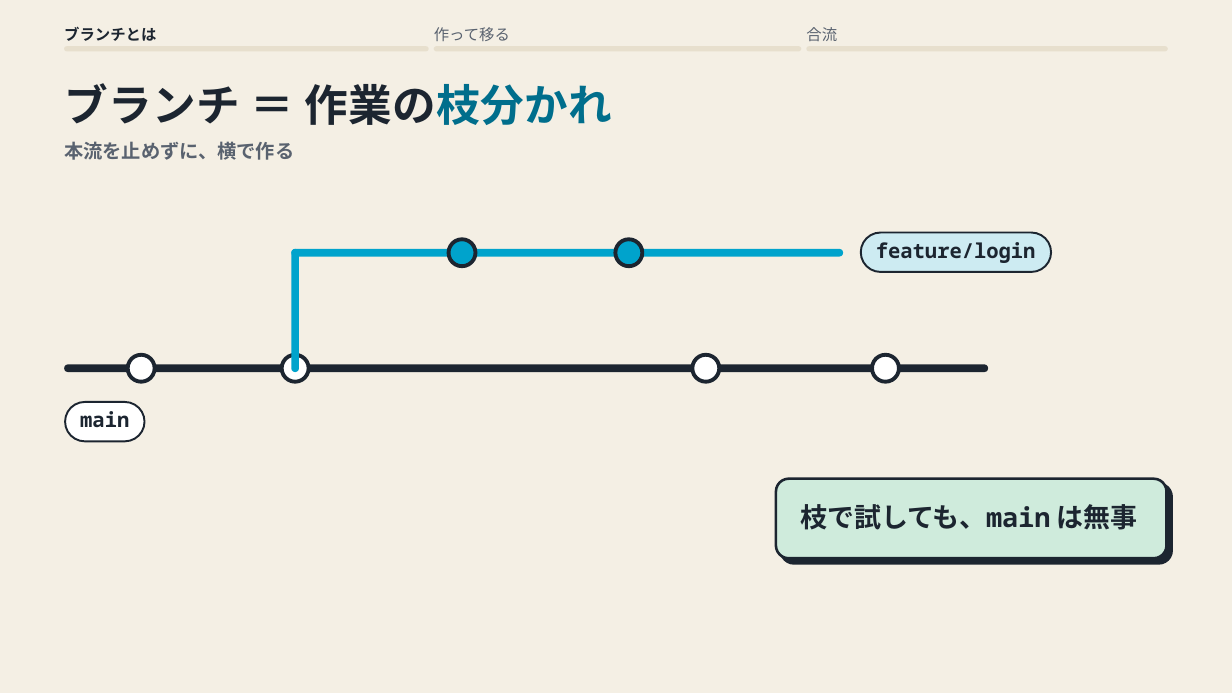
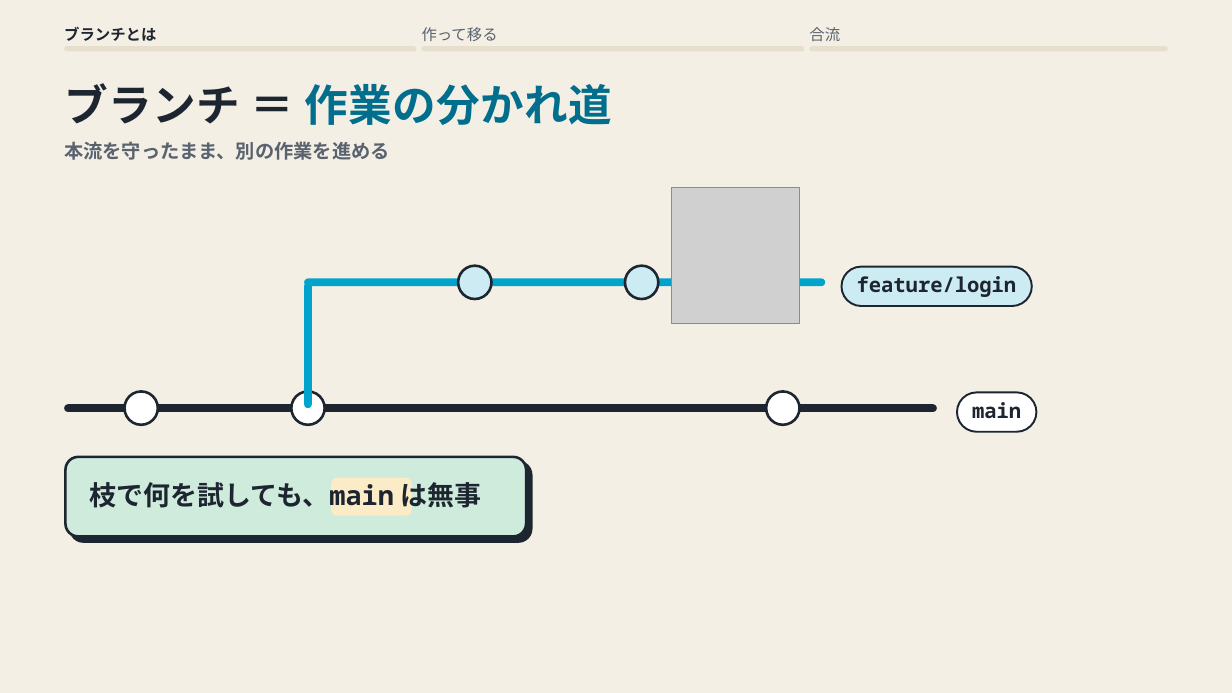
Before and after one commit to yukihito-jokyu/context, a slide deck: slide 1 of docs/artifacts/skills/motion-deck/git-branch.pptx. Drawn at 1232x693 pixels with LibreOffice and Linux fonts; fonts in the diff are those of the drawing; grey boxes stand for pictures; background and template pictures are left out. Boxes give left, top, right and bottom in pixels: in the first picture for what was removed or moved away, otherwise in the second. Text is boxed around its words. In the diff, an @@ line names an element or a change of style, - is before the commit and + after.

Commit message:
📚 motion-deckの実行例を更新後のスキルで作り直す #142

```diff
--- a/docs/artifacts/skills/motion-deck/git-branch.pptx
+++ b/docs/artifacts/skills/motion-deck/git-branch.pptx
@@ text "作って移る": place and size @@
-text "作って移る" at <box>434,27,510,41</box>
+text "作って移る" at <box>422,27,498,41</box>
@@ rounded rectangle: place and size @@
-rounded rectangle at <box>64,46,428,52</box>
+rounded rectangle at <box>64,46,416,52</box>
@@ rounded rectangle: place and size @@
-rounded rectangle at <box>433,46,801,52</box>
+rounded rectangle at <box>421,46,804,52</box>
@@ text at <box>64,83,612,125</box>: text changed; text colour #1C2530 to #006E8C @@
-ブランチ ＝ 作業の枝分かれ
+ブランチ ＝ 作業の分かれ道
@@ text at <box>64,141,390,160</box>: text changed @@
-本流を止めずに、横で作る
+本流を守ったまま、別の作業を進める
@@ picture added at <box>671,188,799,323</box> @@
@@ rounded rectangle at <box>458,266,492,299</box>: fill #00A3CC to #CDEBF2; outline #1C2530 3 pt to #1C2530 2 pt @@
@@ rounded rectangle: place and size @@
-rounded rectangle at <box>448,239,475,266</box>
+rounded rectangle at <box>458,266,492,299</box>
@@ rounded rectangle: place and size @@
-rounded rectangle at <box>616,239,642,266</box>
+rounded rectangle at <box>625,266,658,299</box>
@@ rounded rectangle at <box>625,266,658,299</box>: fill #00A3CC to #CDEBF2; outline #1C2530 3 pt to #1C2530 2 pt @@
@@ rounded rectangle: place and size @@
-rounded rectangle at <box>861,233,1052,273</box>
+rounded rectangle at <box>842,267,1032,307</box>
@@ rounded rectangle: place and size @@
-rounded rectangle at <box>291,249,843,256</box>
+rounded rectangle at <box>304,278,825,286</box>
@@ rounded rectangle: place and size @@
-rounded rectangle at <box>291,249,299,372</box>
+rounded rectangle at <box>304,283,311,409</box>
@@ text "feature/login": place and size @@
-text "feature/login" at <box>876,242,1036,263</box>
+text "feature/login" at <box>857,276,1017,297</box>
@@ rounded rectangle removed at <box>282,355,309,382</box> @@
@@ rounded rectangle removed at <box>872,355,899,382</box> @@
@@ rounded rectangle: place and size @@
-rounded rectangle at <box>64,364,988,372</box>
+rounded rectangle at <box>64,405,936,412</box>
@@ rounded rectangle: place and size @@
-rounded rectangle at <box>128,355,154,382</box>
+rounded rectangle at <box>125,392,158,425</box>
@@ rounded rectangle at <box>125,392,158,425</box>: outline #1C2530 3 pt to #1C2530 2 pt @@
@@ rounded rectangle: place and size @@
-rounded rectangle at <box>65,402,144,442</box>
+rounded rectangle at <box>291,392,324,425</box>
@@ rounded rectangle at <box>291,392,324,425</box>: outline #1C2530 1.5 pt to #1C2530 2 pt @@
@@ rounded rectangle at <box>766,392,799,425</box>: outline #1C2530 3 pt to #1C2530 2 pt @@
@@ rounded rectangle: place and size @@
-rounded rectangle at <box>692,355,719,382</box>
+rounded rectangle at <box>766,392,799,425</box>
@@ rounded rectangle added at <box>958,393,1037,433</box>, fill #FFFFFF, outline #1C2530 1.5 pt @@
@@ text "main": place and size @@
-text "main" at <box>80,411,129,427</box>
+text "main" at <box>972,402,1021,418</box>
@@ rounded rectangle: place and size @@
-rounded rectangle at <box>776,479,1167,558</box>
+rounded rectangle at <box>66,457,527,536</box>
@@ text at <box>90,478,481,512</box>: text changed @@
-枝で試しても、main は無事
+枝で何を試しても、main は無事
@@ rounded rectangle added at <box>331,478,412,516</box>, fill #FBEBC6 @@
```
Also in this commit, not shown: 3 other slides changed, 14 other files.
